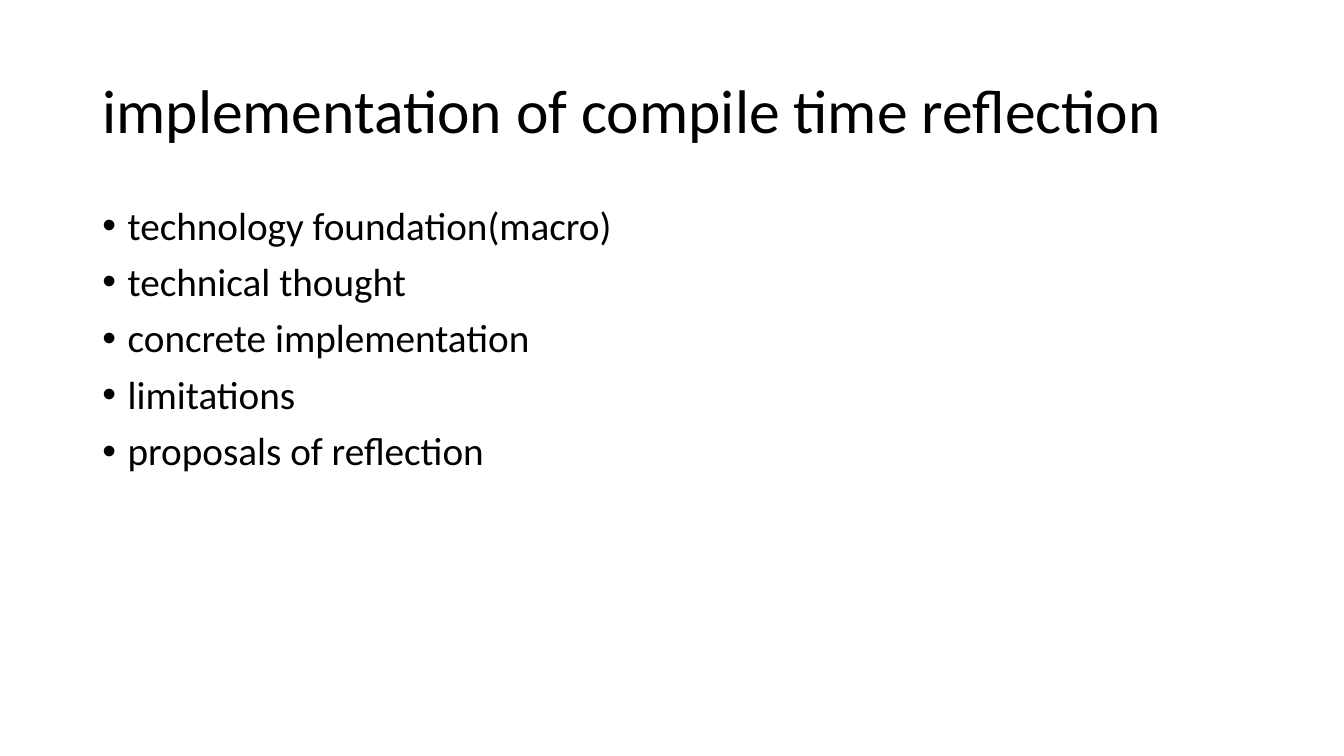
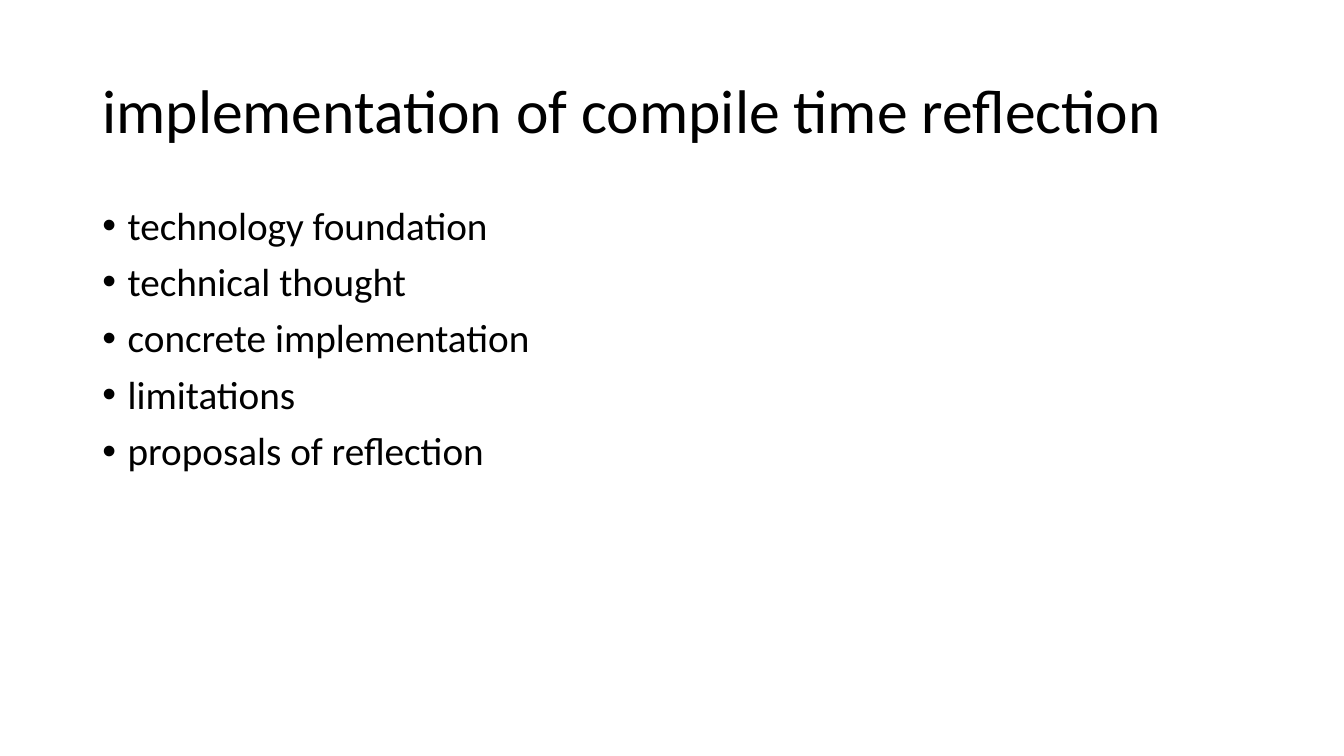
Before and after one commit to qicosmos/cppcon2017, a slide deck: slide 13 of cppcon2017.pptx. Drawn at 1344x756 pixels with LibreOffice and Linux fonts; fonts in the diff are those of the drawing. Boxes give left, top, right and bottom in pixels: in the first picture for what was removed or moved away, otherwise in the second. Text is boxed around its words. In the diff, an @@ line names an element or a change of style, - is before the commit and + after.

```diff
--- a/cppcon2017.pptx
+++ b/cppcon2017.pptx
@@ text at <box>128,212,488,247</box>: text changed @@
-• technology foundation(macro)
+• technology foundation
```
Also in this commit, not shown: 1 other slide changed, 3 slides added.
